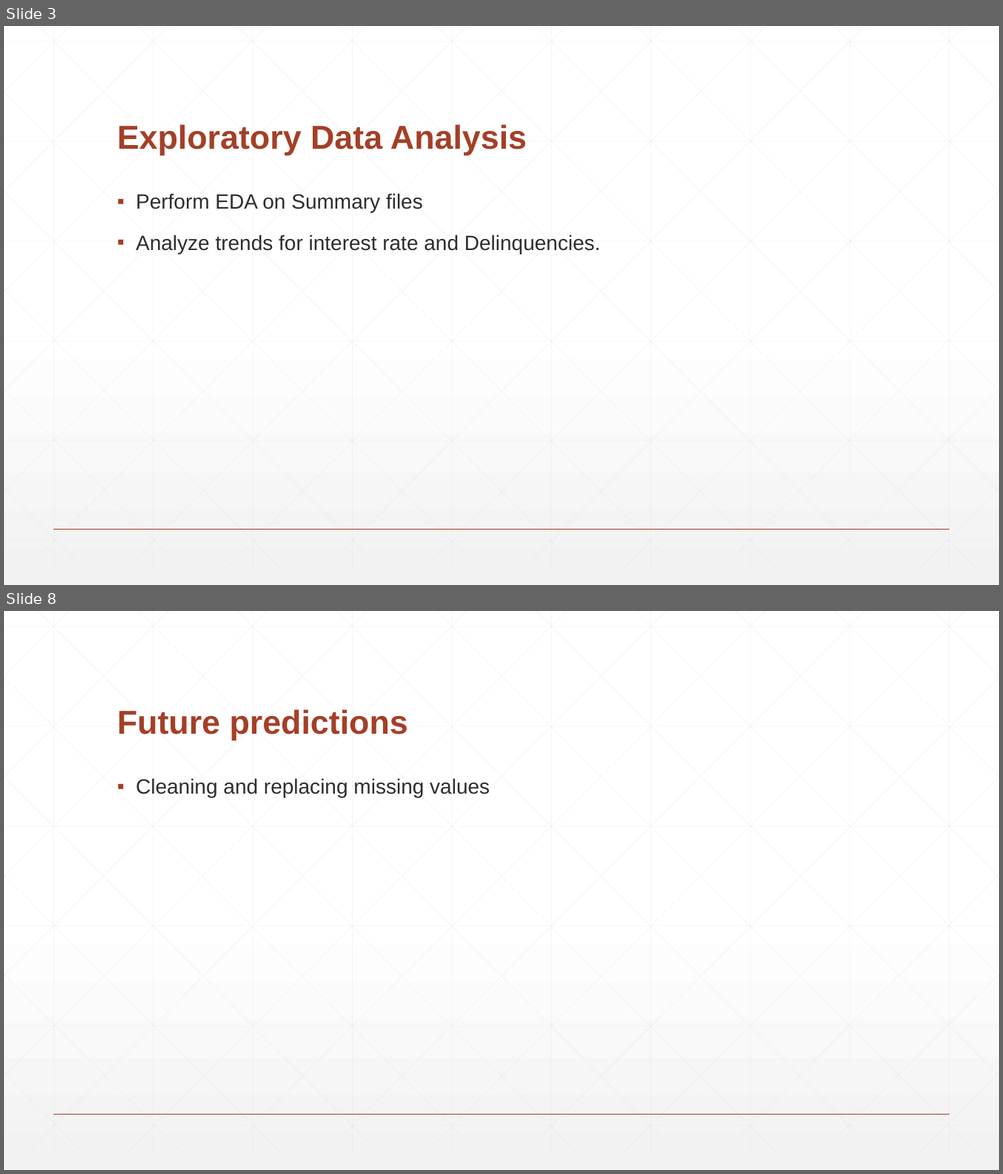
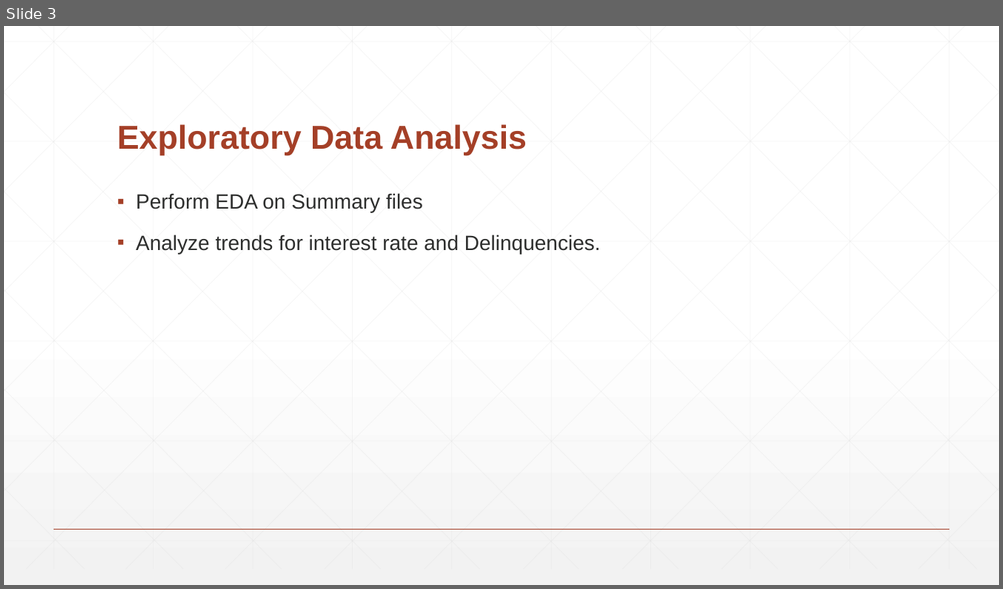
Before and after one commit to vishalsatam/PredictiveModellingOnFreddieMacLoans, a slide deck: Team1_Presentation.pptx. Shown one above the other, each under a label of ours: slides 3 and 8 before the commit, slide 3 after it; the slides between them are not shown. The pictures are 1003x1174 and 1003x589 pixels, drawn with LibreOffice and Linux fonts; fonts in the diff are those of the drawing. Boxes give left, top, right and bottom in pixels: in the first picture for what was removed or moved away, otherwise in the second. Text is boxed around its words. In the diff, an @@ line names an element or a change of style, - is before the commit and + after.

```diff
--- a/Team1_Presentation.pptx
+++ b/Team1_Presentation.pptx
@@ slide 8 removed at [4,611,999,1170], background gradient #FFFFFF to #F2F2F2; not listed: 47 template elements that a slide beside it also shows @@
@@ title removed at [117,709,408,741] @@
-Future predictions
@@ text removed at [136,778,489,797] @@
-▪ Cleaning and replacing missing values
```
Also in this commit, not shown: 4 slides changed, 17 slides added, 3 other slides removed.
